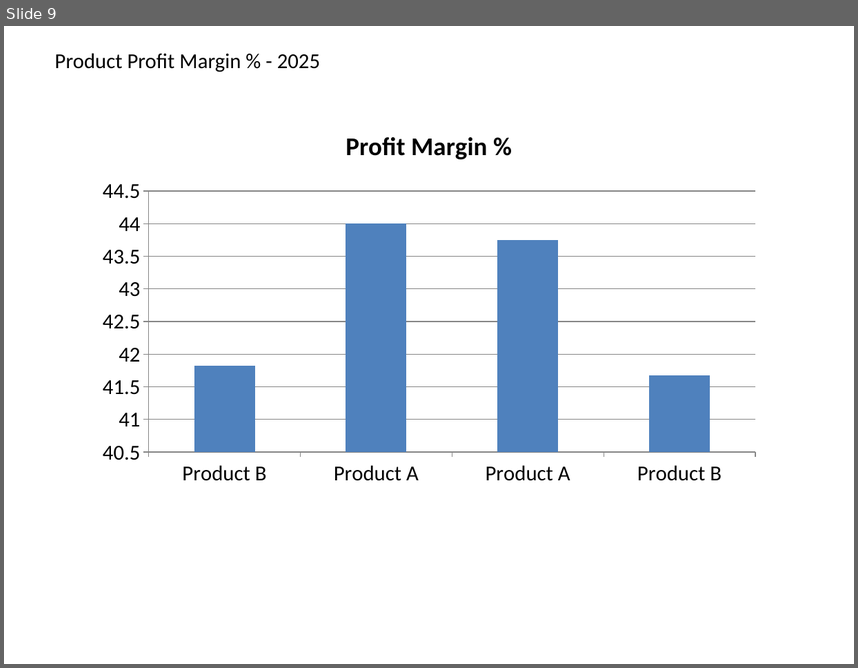
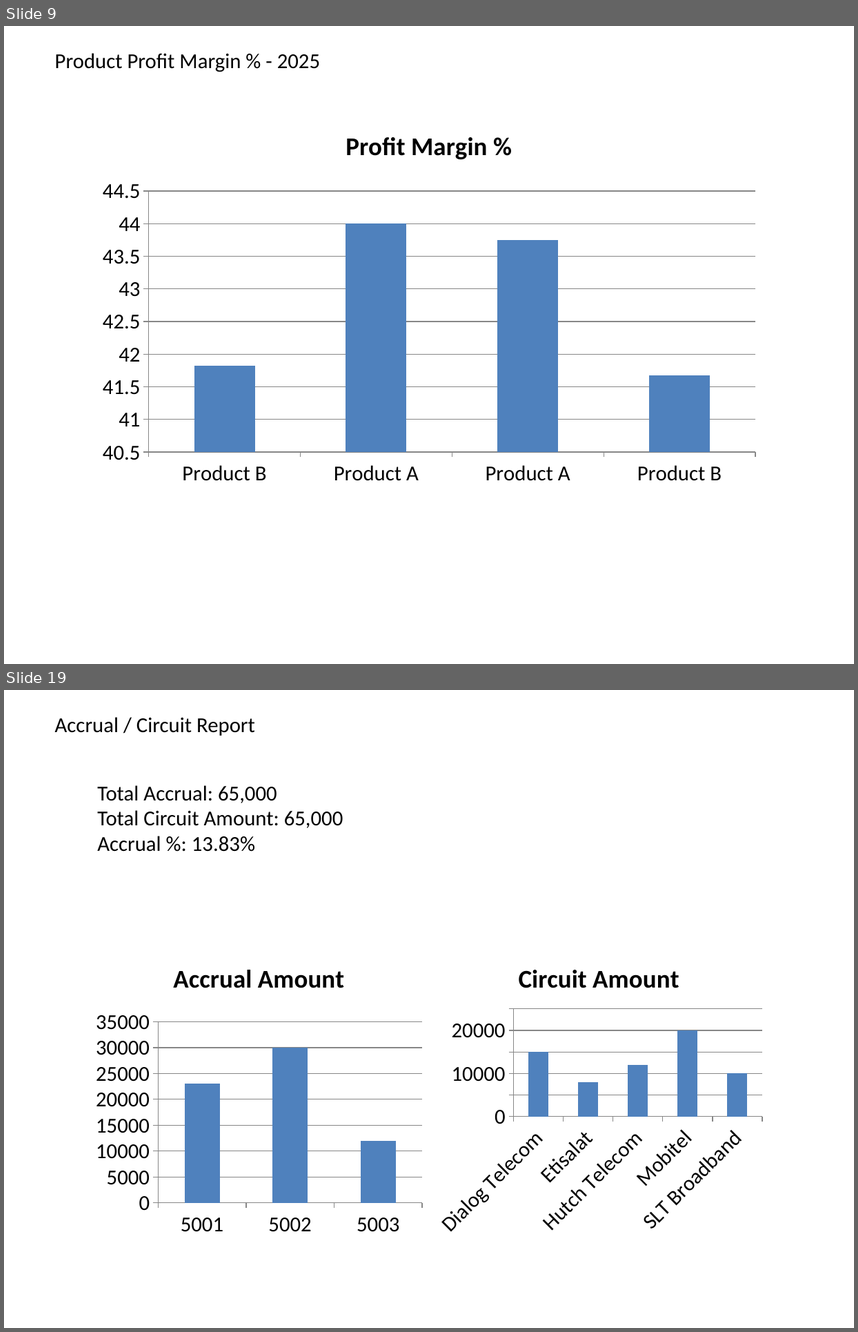
Before and after one commit to 2001Denvor/FinanaceAIUseCase, a slide deck: Auto_Financial_Pack_2025.pptx. Shown one above the other, each under a label of ours: slide 9 before the commit, slides 9 and 19 after it; the slides between them are not shown. The pictures are 858x668 and 858x1332 pixels, drawn with LibreOffice and Linux fonts; fonts in the diff are those of the drawing. Boxes give left, top, right and bottom in pixels: in the first picture for what was removed or moved away, otherwise in the second. Text is boxed around its words. In the diff, an @@ line names an element or a change of style, - is before the commit and + after.

```diff
--- a/Auto_Financial_Pack_2025.pptx
+++ b/Auto_Financial_Pack_2025.pptx
@@ slide 19 added at [4,690,854,1328], background #FFFFFF @@
@@ text added at [55,717,255,736], 18 pt, text #000000 @@
+Accrual / Circuit Report
@@ text added at [97,785,343,851], 18 pt, text #000000 @@
+Total Accrual: 65,000
+Total Circuit Amount: 65,000
+Accrual %: 13.83%
@@ column chart added at [89,945,429,1243] @@
+title "Accrual Amount"
+categories: 5001, 5002, 5003
+Accrual Amount: 23000, 30000, 12000
@@ column chart added at [429,945,769,1243] @@
+title "Circuit Amount"
+categories: Dialog Telecom, Etisalat, Hutch Telecom, Mobitel, SLT Broadband
+Circuit Amount: 15000, 8000, 12000, 20000, 10000
```
Also in this commit, not shown: 1 slide changed, 22 other slides added, 27 other files.
